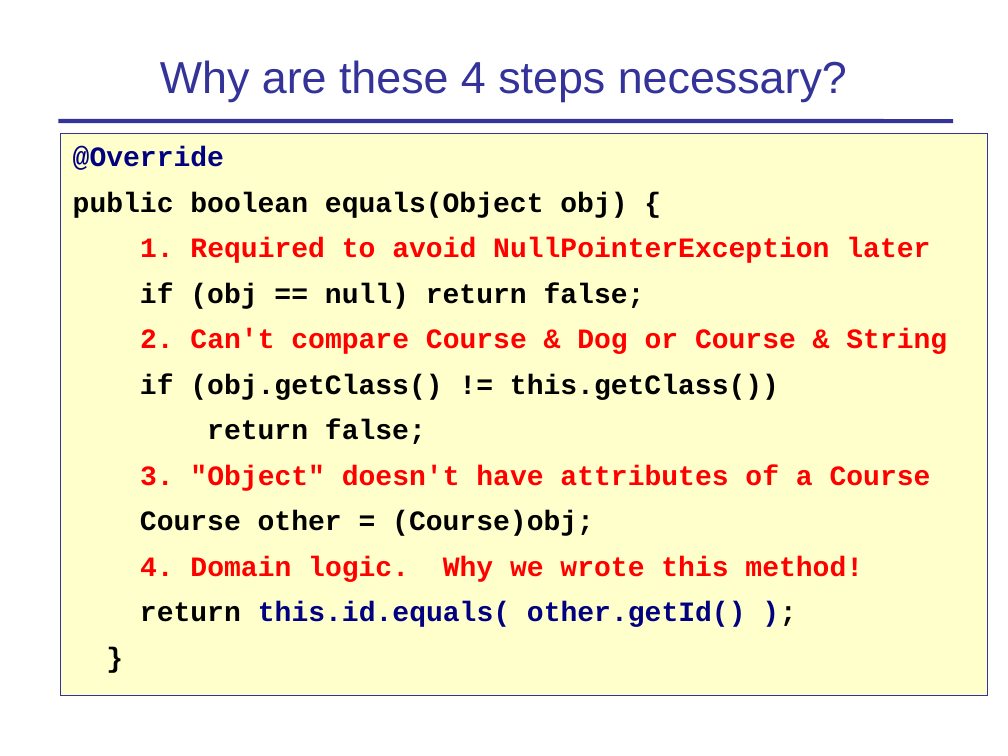
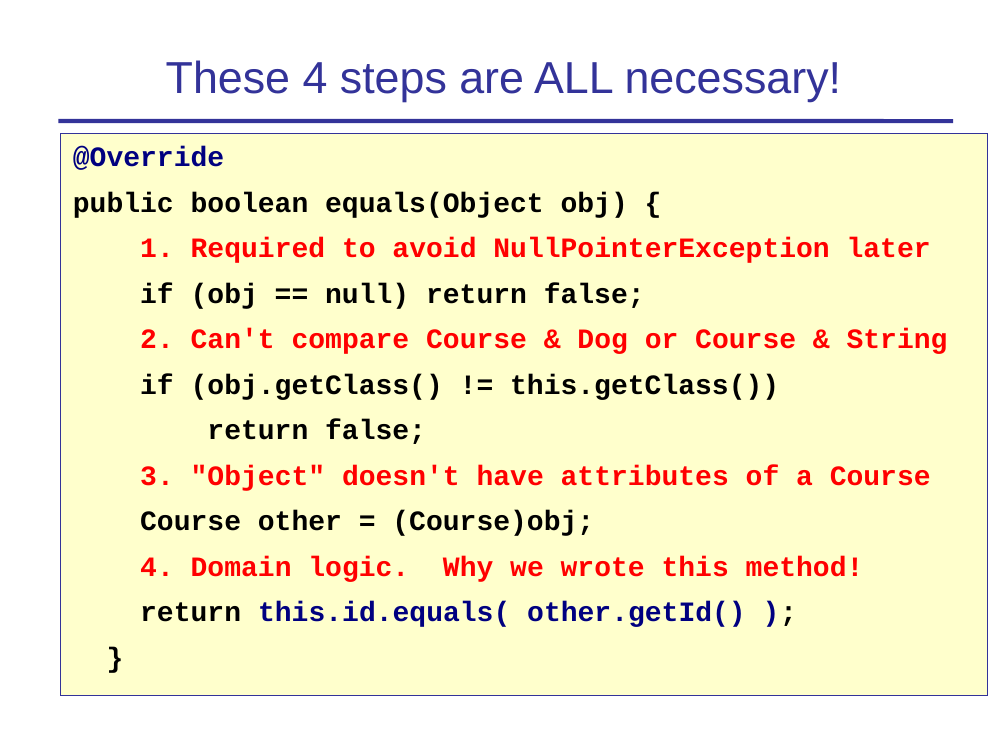
Before and after one commit to cpske/programming1, a slide deck: slide 14 of objects/7-Fundamental-Methods.ppt. Drawn at 1008x756 pixels with LibreOffice and Linux fonts; fonts in the diff are those of the drawing. Boxes give left, top, right and bottom in pixels: in the first picture for what was removed or moved away, otherwise in the second. Text is boxed around its words. In the diff, an @@ line names an element or a change of style, - is before the commit and + after.

```diff
--- a/objects/7-Fundamental-Methods.ppt
+++ b/objects/7-Fundamental-Methods.ppt
@@ title at box(166, 60, 842, 102): text changed @@
-Why are these 4 steps necessary?
+These 4 steps are ALL necessary!
```
Also in this commit, not shown: 7 other slides changed, 7 other files.
